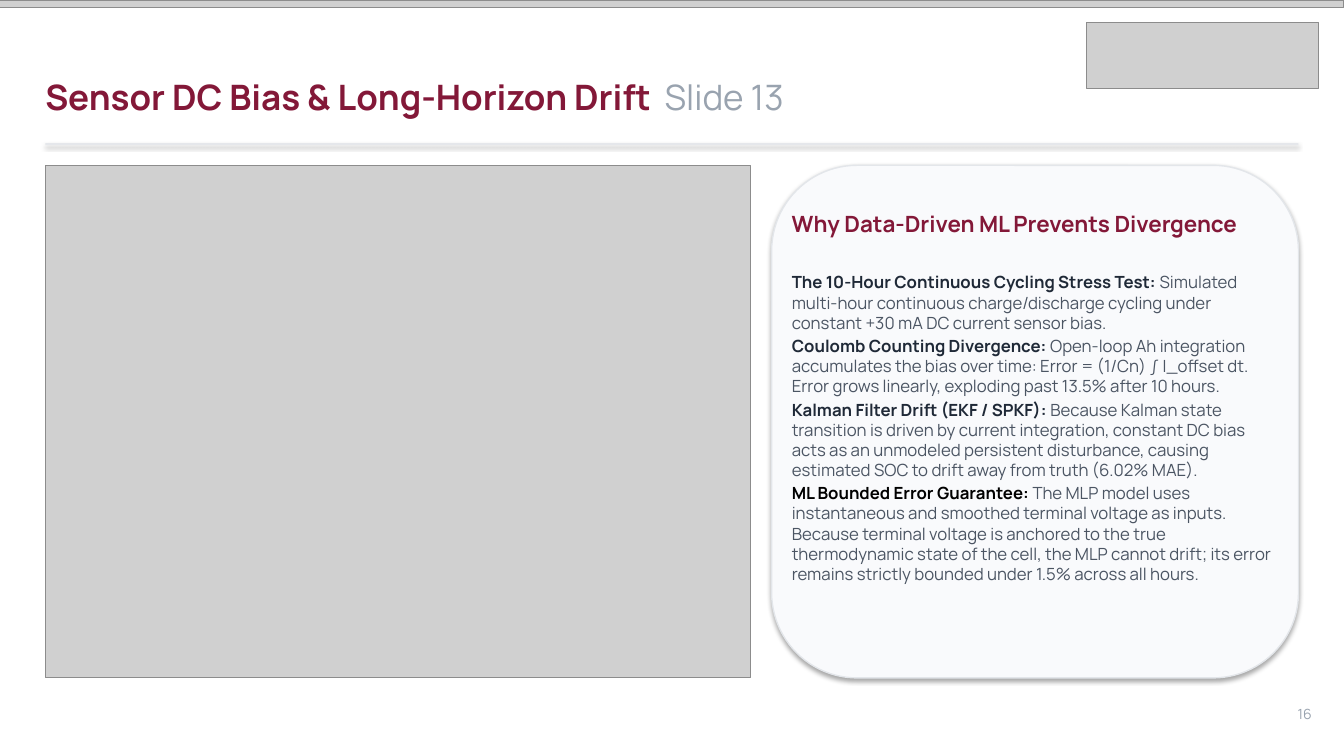
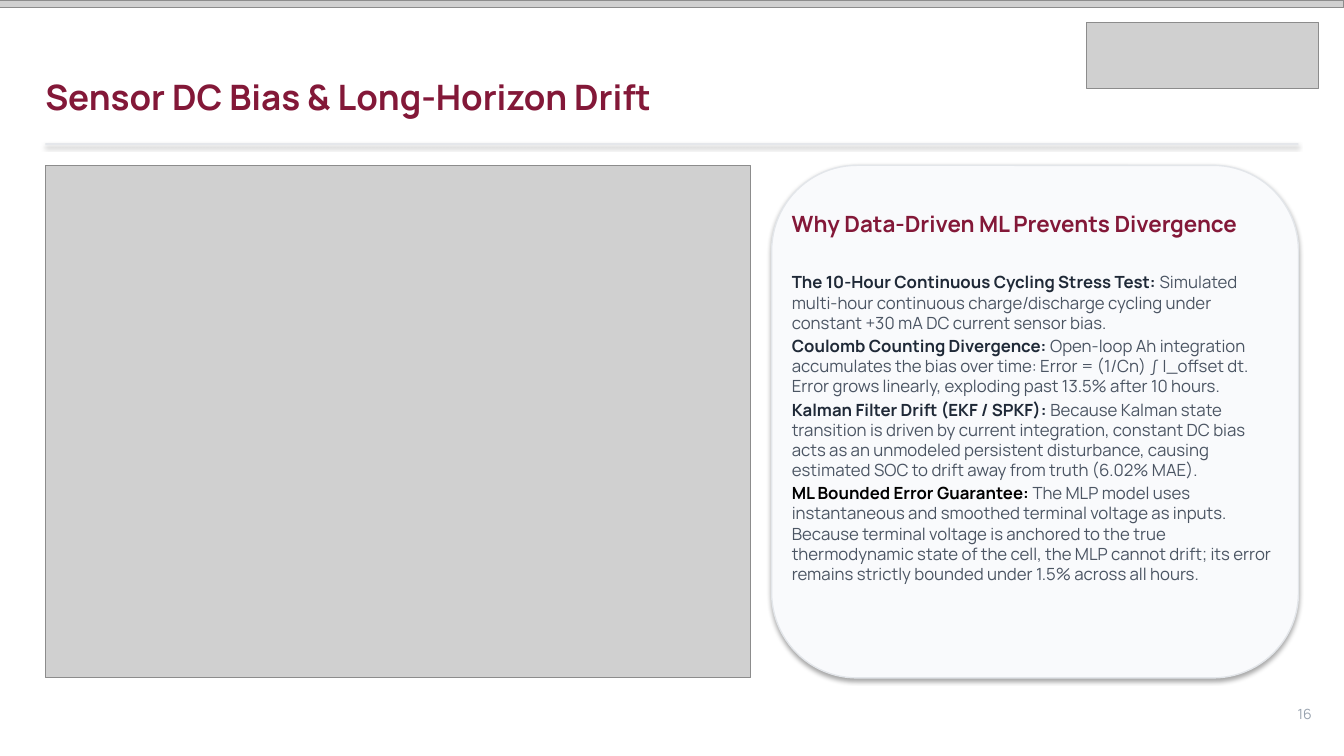
Before and after one commit to Imagiyy/Digital-Twin--ML-Based-Battery-SOC-Estimation, a slide deck: slide 16 of Amrita_SOC_Digital_Twin_Presentation_Final.pptx. Drawn at 1344x756 pixels with LibreOffice and Linux fonts; fonts in the diff are those of the drawing; grey boxes stand for pictures. Boxes give left, top, right and bottom in pixels: in the first picture for what was removed or moved away, otherwise in the second. Text is boxed around its words. In the diff, an @@ line names an element or a change of style, - is before the commit and + after.

```diff
--- a/Amrita_SOC_Digital_Twin_Presentation_Final.pptx
+++ b/Amrita_SOC_Digital_Twin_Presentation_Final.pptx
@@ text at [45,84,651,119]: text changed @@
-Sensor DC Bias & Long-Horizon Drift Slide 13
+Sensor DC Bias & Long-Horizon Drift
```
Also in this commit, not shown: 19 other slides changed, 3 other files.
